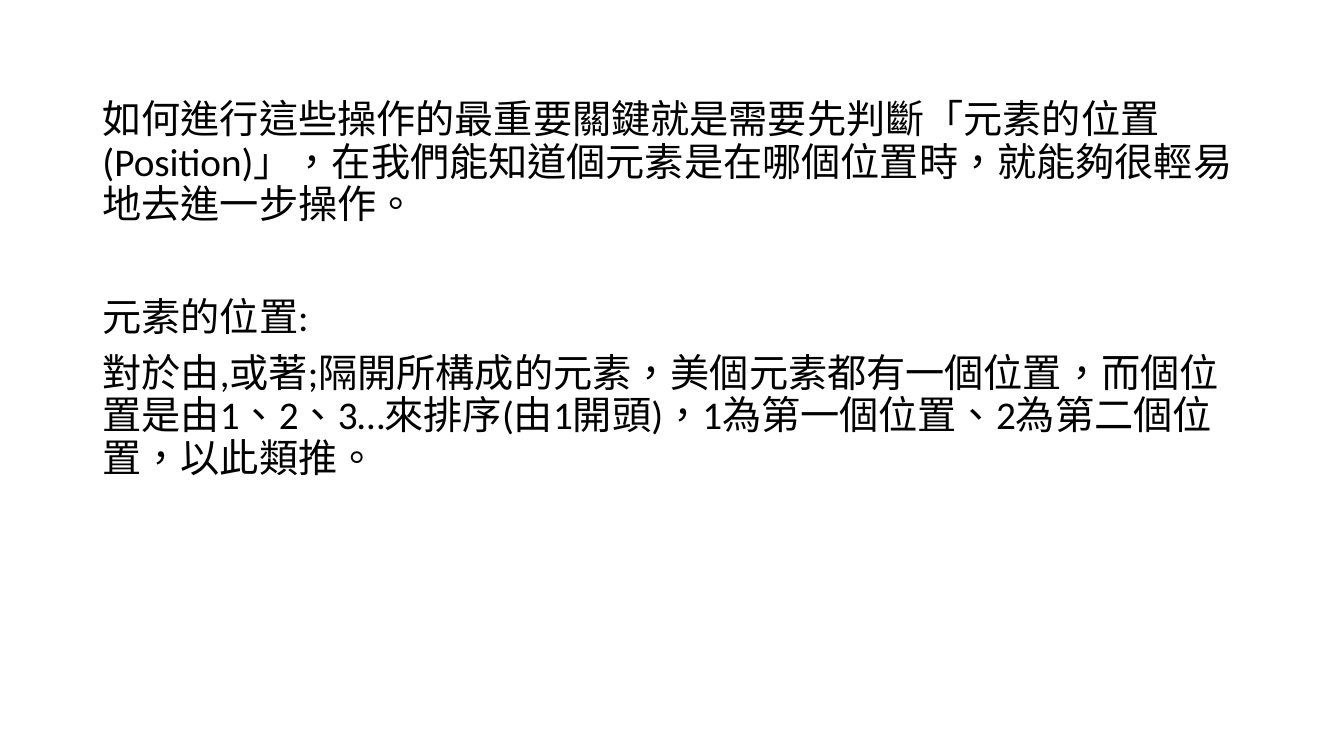
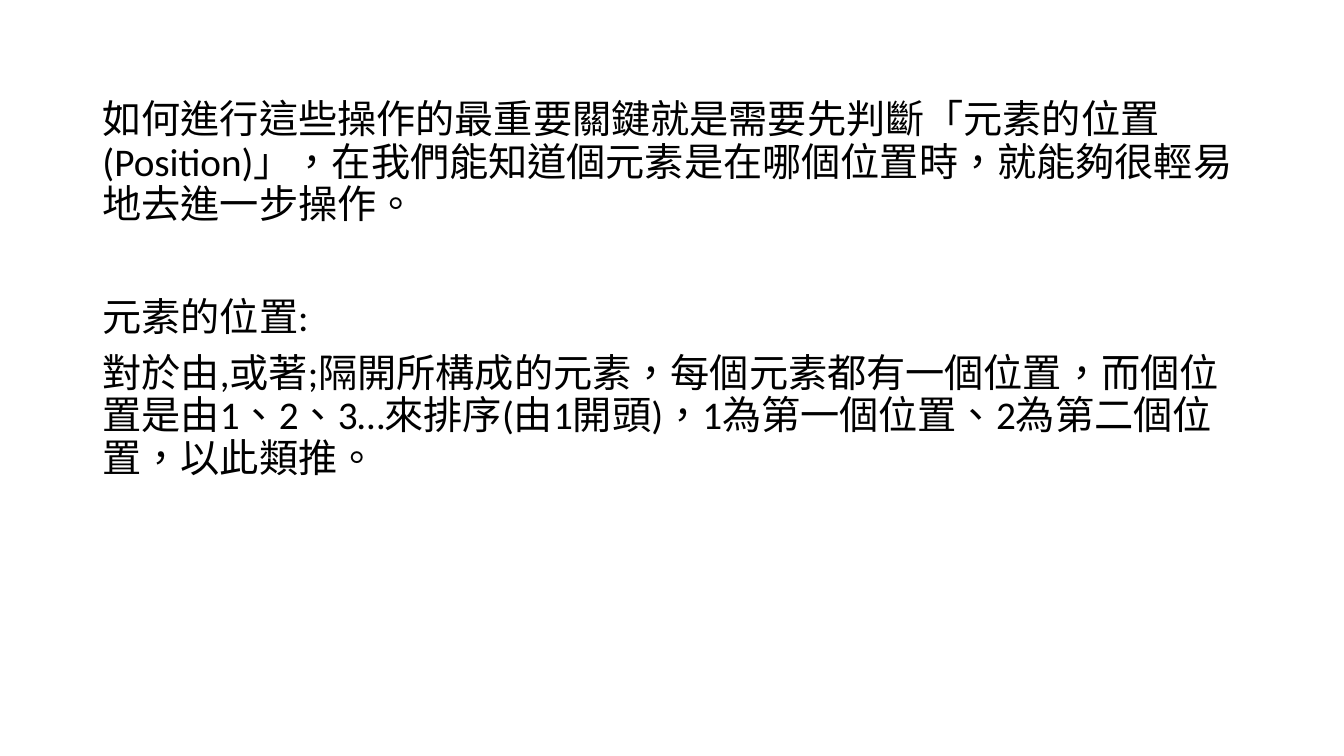
Before and after one commit to qbiexyz/R-for-NGO, a slide deck: slide 8 of ppt/基礎篇3_元素的基礎操作.pptx. Drawn at 1344x756 pixels with LibreOffice and Linux fonts; fonts in the diff are those of the drawing. Boxes give left, top, right and bottom in pixels: in the first picture for what was removed or moved away, otherwise in the second. Text is boxed around its words. In the diff, an @@ line names an element or a change of style, - is before the commit and + after.

```diff
--- a/ppt/基礎篇3_元素的基礎操作.pptx
+++ b/ppt/基礎篇3_元素的基礎操作.pptx
@@ text at <box>102,354,1218,475</box>: text changed @@
-對於由,或著;隔開所構成的元素，美個元素都有一個位置，而個位置是由1、2、3…來排序(由1開頭)，1為第一個位置、2為第二個位置，以此類推。
+對於由,或著;隔開所構成的元素，每個元素都有一個位置，而個位置是由1、2、3…來排序(由1開頭)，1為第一個位置、2為第二個位置，以此類推。
```
Also in this commit, not shown: 32 other files.
